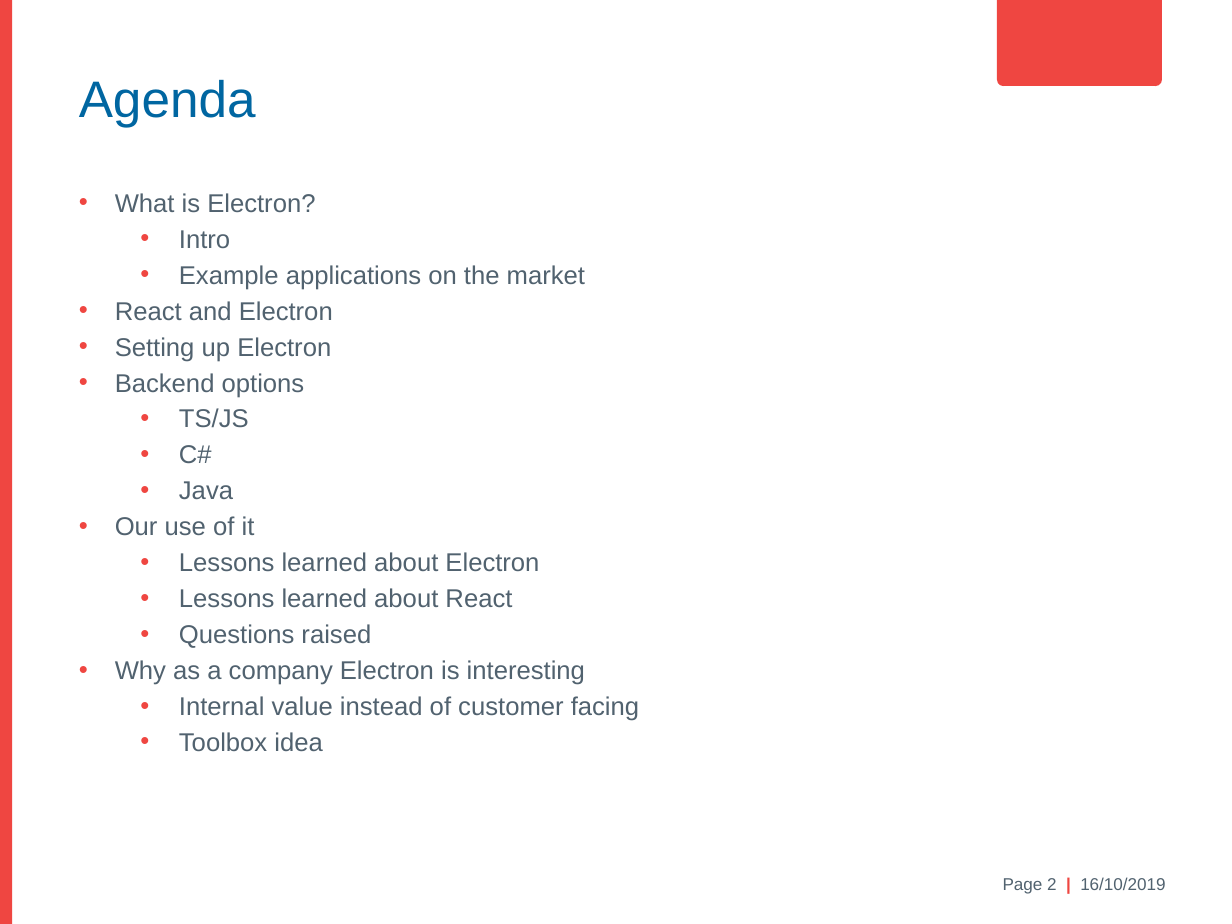
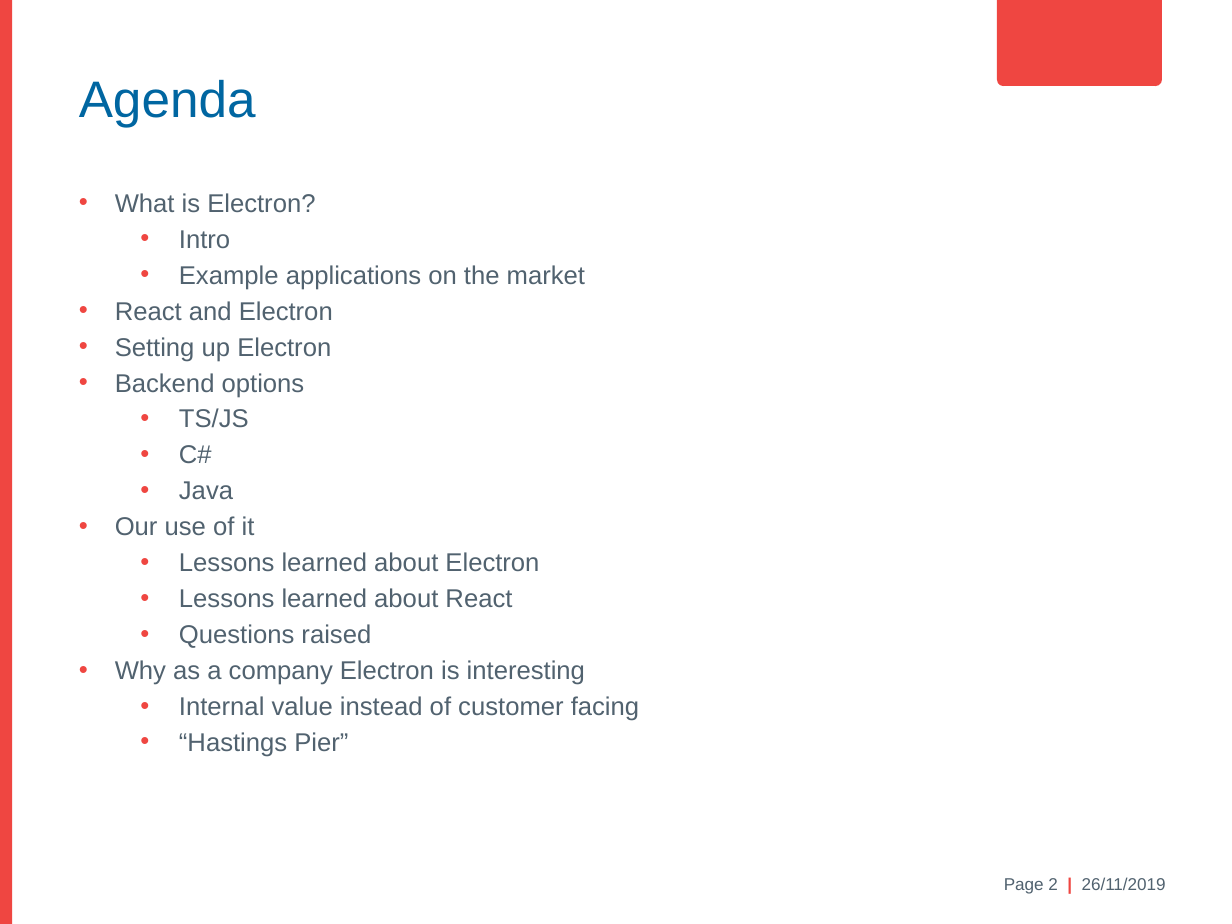
Before and after one commit to antonmaeso/HastingsPier, a slide deck: slide 2 of Electron Brownbag.pptx. Drawn at 1232x924 pixels with LibreOffice and Linux fonts; fonts in the diff are those of the drawing; background and template pictures are left out. Boxes give left, top, right and bottom in pixels: in the first picture for what was removed or moved away, otherwise in the second. Text is boxed around its words. In the diff, an @@ line names an element or a change of style, - is before the commit and + after.

```diff
--- a/Electron Brownbag.pptx
+++ b/Electron Brownbag.pptx
@@ text at <box>179,732,348,757</box>: text changed @@
-  • Toolbox idea
+  • “Hastings Pier”
@@ text at <box>1004,877,1166,894</box>: text changed @@
-Page 2 | 16/10/2019
+Page 2 | 26/11/2019
```
Also in this commit, not shown: 4 other slides changed, 2 slides added, 1 other file.
